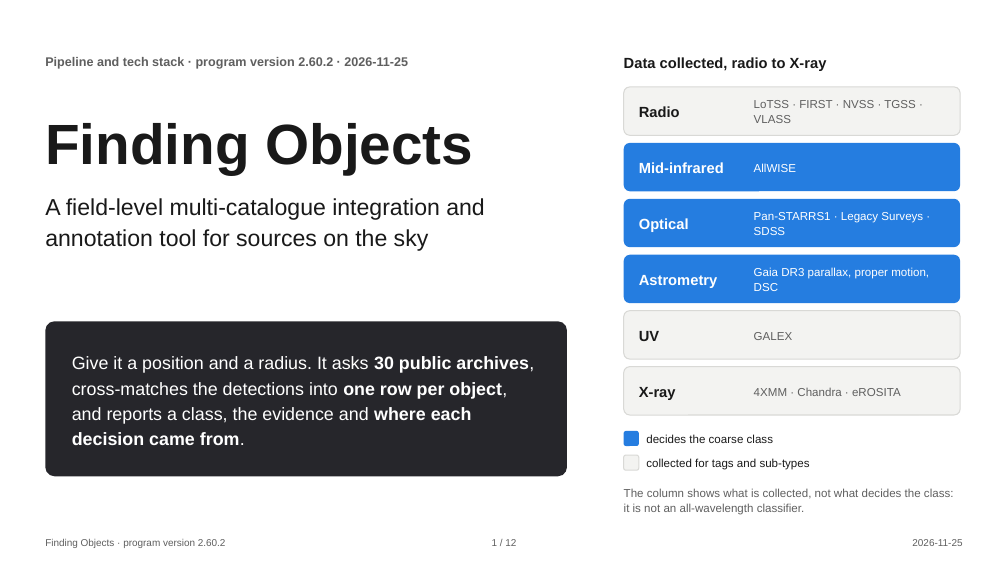
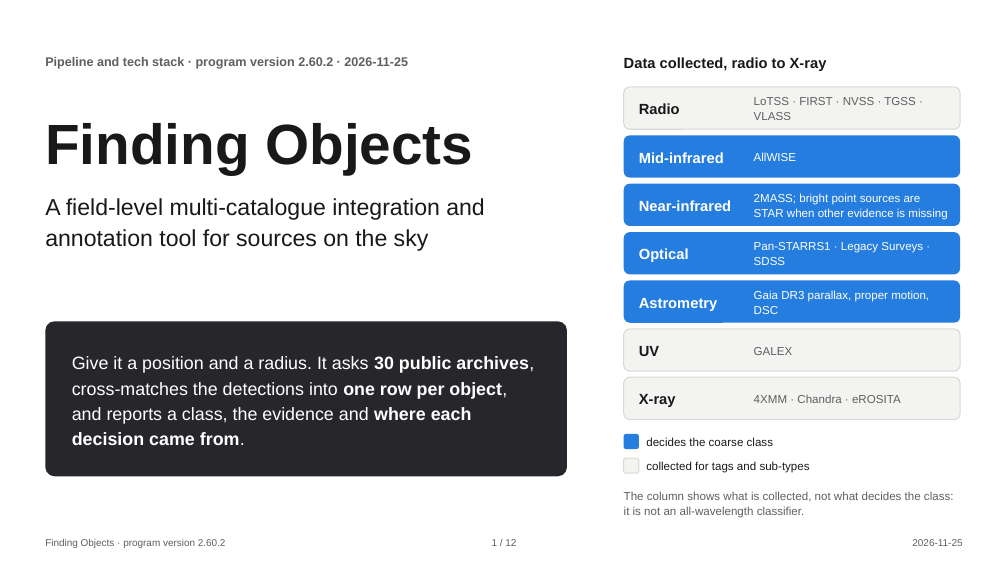
Before and after one commit to Pinchpeach/Finding_objects, a slide deck: slide 1 of v2/document/PIPELINE_STACK_v2.60.2.pptx. Drawn at 1008x567 pixels with LibreOffice and Linux fonts; fonts in the diff are those of the drawing. Boxes give left, top, right and bottom in pixels: in the first picture for what was removed or moved away, otherwise in the second. Text is boxed around its words. In the diff, an @@ line names an element or a change of style, - is before the commit and + after.

```diff
--- a/v2/document/PIPELINE_STACK_v2.60.2.pptx
+++ b/v2/document/PIPELINE_STACK_v2.60.2.pptx
@@ rounded rectangle: place and size @@
-rounded rectangle at <box>624,87,960,135</box>
+rounded rectangle at <box>624,87,960,129</box>
@@ rounded rectangle: place and size @@
-rounded rectangle at <box>624,143,960,191</box>
+rounded rectangle at <box>624,135,960,178</box>
@@ text "Mid-infrared": place and size @@
-text "Mid-infrared" at <box>639,162,724,173</box>
+text "Mid-infrared" at <box>639,152,724,163</box>
@@ text "AllWISE": place and size @@
-text "AllWISE" at <box>754,163,796,172</box>
+text "AllWISE" at <box>754,152,796,161</box>
@@ rounded rectangle: place and size @@
-rounded rectangle at <box>624,199,960,247</box>
+rounded rectangle at <box>624,184,960,226</box>
@@ text added at <box>639,200,731,211</box>, 14 pt, text #FFFFFF, bold @@
+Near-infrared
@@ text added at <box>754,193,947,220</box>, 11 pt, text #FFFFFF @@
+2MASS; bright point sources are STAR when other evidence is missing
@@ rounded rectangle added at <box>624,232,960,274</box>, fill #257DE0 @@
@@ text "Optical": place and size @@
-text "Optical" at <box>639,218,689,232</box>
+text "Optical" at <box>639,248,689,262</box>
@@ text "Pan-STARRS1 · Legacy Surveys · ...": place and size @@
-text "Pan-STARRS1 · Legacy Surveys · ..." at <box>754,212,923,235</box>
+text "Pan-STARRS1 · Legacy Surveys · ..." at <box>754,242,923,265</box>
@@ proportions changed in 6 elements at <box>624,87,960,129</box>, <box>624,377,960,420</box>, <box>624,135,960,178</box>, <box>624,329,960,371</box>, <box>624,184,960,226</box>, <box>624,281,960,323</box> @@
@@ rounded rectangle: place and size @@
-rounded rectangle at <box>624,255,960,303</box>
+rounded rectangle at <box>624,281,960,323</box>
@@ text "Astrometry": place and size @@
-text "Astrometry" at <box>639,275,718,288</box>
+text "Astrometry" at <box>639,298,718,311</box>
@@ text "Gaia DR3 parallax, proper motion, ...": place and size @@
-text "Gaia DR3 parallax, proper motion, ..." at <box>754,267,929,291</box>
+text "Gaia DR3 parallax, proper motion, ..." at <box>754,290,929,314</box>
@@ rounded rectangle: place and size @@
-rounded rectangle at <box>624,311,960,359</box>
+rounded rectangle at <box>624,329,960,371</box>
@@ text "UV": place and size @@
-text "UV" at <box>639,331,659,341</box>
+text "UV" at <box>639,346,659,356</box>
@@ text "GALEX": place and size @@
-text "GALEX" at <box>754,332,793,340</box>
+text "GALEX" at <box>754,347,793,355</box>
@@ rounded rectangle: place and size @@
-rounded rectangle at <box>624,367,960,415</box>
+rounded rectangle at <box>624,377,960,420</box>
@@ text "X-ray": place and size @@
-text "X-ray" at <box>639,387,676,400</box>
+text "X-ray" at <box>639,394,676,407</box>
@@ text "4XMM · Chandra · eROSITA": place and size @@
-text "4XMM · Chandra · eROSITA" at <box>754,388,901,396</box>
+text "4XMM · Chandra · eROSITA" at <box>754,395,901,403</box>
```
Also in this commit, not shown: 1 other slide changed, 8 other files.
